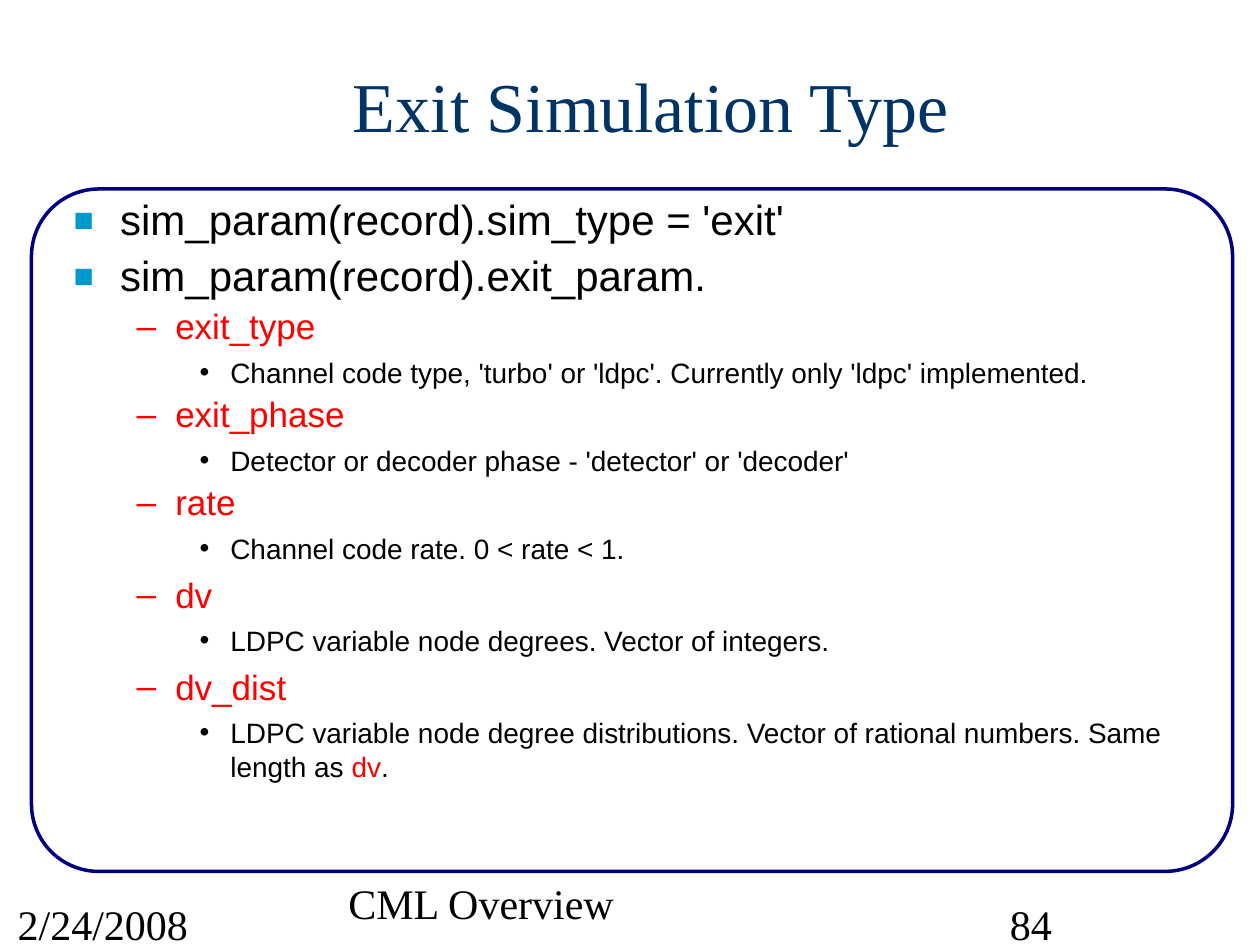
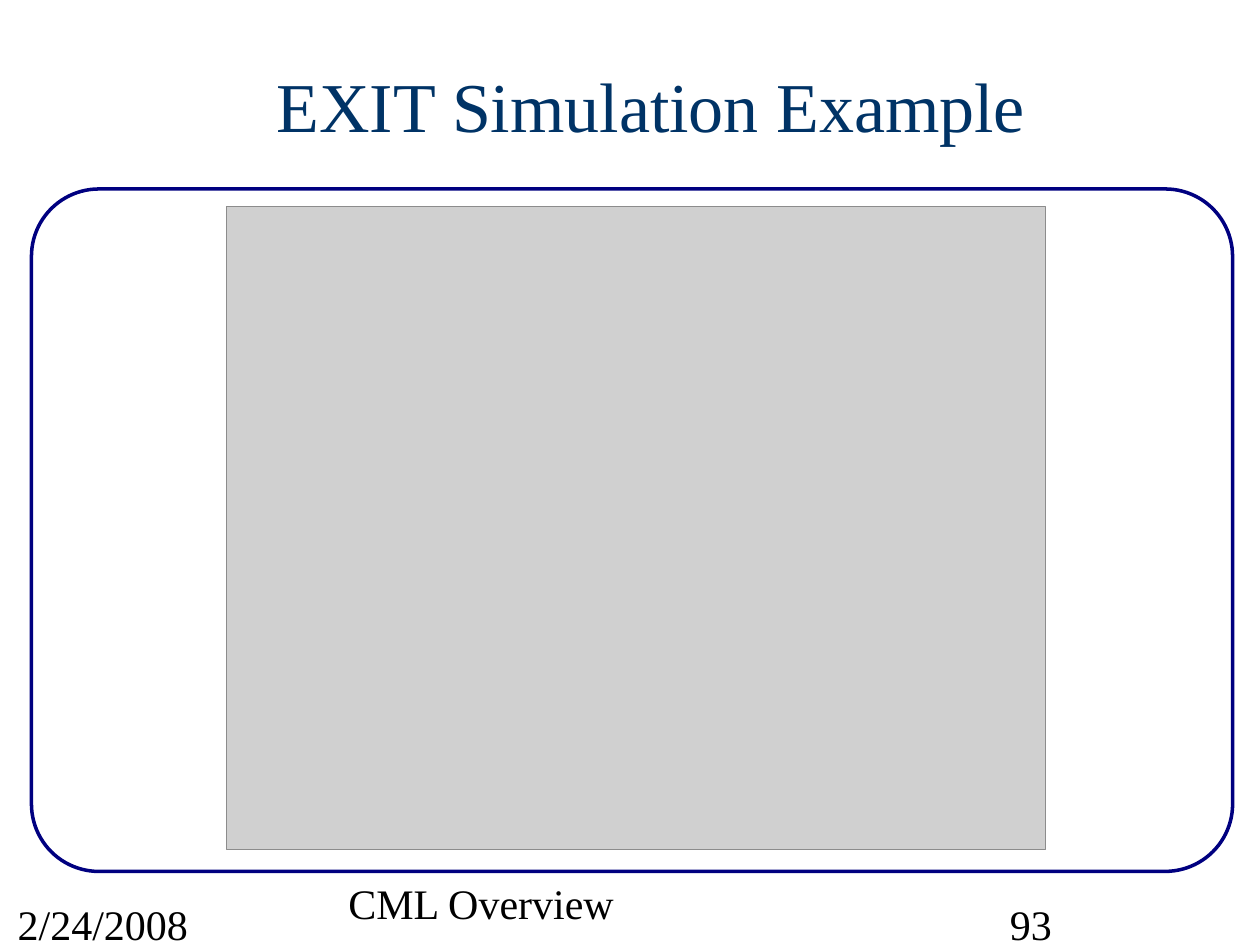
Before and after one commit to wvu-wcrl/PCS, a slide deck: slide 93 of pcs/projects/cml/doc/src/CMLoverview.ppt (slide 84 before the commit). Drawn at 1260x945 pixels with LibreOffice and Linux fonts; fonts in the diff are those of the drawing; grey boxes stand for pictures. Boxes give left, top, right and bottom in pixels: in the first picture for what was removed or moved away, otherwise in the second. Text is boxed around its words. In the diff, an @@ line names an element or a change of style, - is before the commit and + after.

Commit message:
Added EXIT tutorial to CML overview slides.

```diff
--- a/pcs/projects/cml/doc/src/CMLoverview.ppt
+++ b/pcs/projects/cml/doc/src/CMLoverview.ppt
@@ title at box(277, 83, 1024, 146): text changed @@
-Exit Simulation Type
+EXIT Simulation Example
@@ text removed at box(120, 204, 1161, 782) @@
-■ sim_param(record).sim_type = 'exit'
-■ sim_param(record).exit_param.
-  – exit_type
-    • Channel code type, 'turbo' or 'ldpc'. Currently only 'ldpc' implemented.
-  – exit_phase
-    • Detector or decoder phase - 'detector' or 'decoder'
-  – rate
-    • Channel code rate. 0 < rate < 1.
-  – dv
-    • LDPC variable node degrees. Vector of integers.
-  – dv_dist
-    • LDPC variable node degree distributions. Vector of rational numbers. Same length as dv.
@@ picture added at box(227, 207, 1046, 849) @@
@@ page number at box(1010, 912, 1052, 941): text changed @@
-84
+93
```
Also in this commit, not shown: 86 other slides changed, 3 slides added, 1 slide removed, 1 other file.
